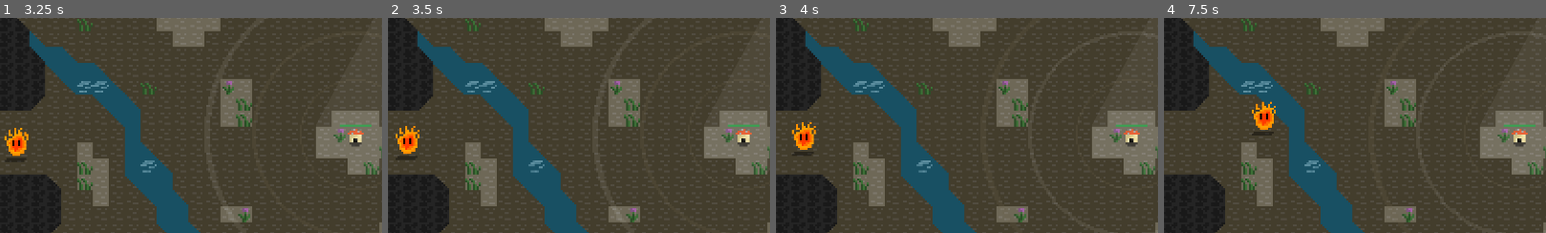
Above: before the commit, frames 1-4 (left to right).
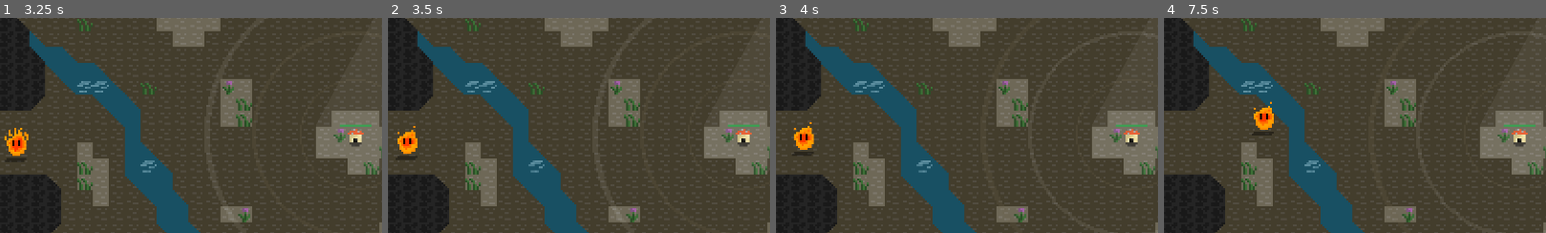
Above: after the commit, the same moments.

Repository: theoratkin/mushwizardly
Game: Godot game, scene res://main.tscn
Same seed, same stepped clock (60 frames per second), same inputs: the game is played once before the commit and once after it. Sound files missing from this copy of the repository are replaced by a short silence.
Inputs (mouse positions are % of the whole screen's width and height, from its top left):
- Up to frame 1 (3.25 s): move the mouse to (72, 45) at 0.52 s; press the mouse at (72, 45) at 0.53 s; hold Right (move_right) 0.53-1.28 s; move the mouse to (30, 55) at 1.27 s; release the mouse at (30, 55) at 1.28 s; hold Down (move_down) 1.28-2.03 s; click (30, 55) at 1.35 s; move the mouse to (60, 28) at 2.02 s; press the mouse at (60, 28) at 2.03 s; hold Right (move_right) 2.03-2.78 s; move the mouse to (45, 70) at 2.77 s; release the mouse at (45, 70) at 2.78 s; hold Up (move_up) from 2.78 s (still down); click (45, 70) at 2.85 s
- Up to frame 2 (3.5 s): keep holding Up (move_up)
- Up to frame 3 (4 s): move the mouse to (80, 65) at 3.52 s; release Up (move_up) at 3.53 s; press the mouse at (80, 65) at 3.53 s; hold Left (move_left) from 3.53 s (still down)
- Up to frame 4 (7.5 s): move the mouse to (20, 35) at 4.27 s; release the mouse at (20, 35) at 4.28 s; click (20, 35) at 4.35 s; move the mouse to (55, 50) at 5.02 s; release Left (move_left) at 5.03 s; press the mouse at (55, 50) at 5.03 s; hold Down (move_down) 5.03-5.78 s; move the mouse to (35, 25) at 5.77 s; release the mouse at (35, 25) at 5.78 s; hold Right (move_right) 5.78-6.53 s; click (35, 25) at 5.85 s; move the mouse to (72, 45) at 6.52 s; press the mouse at (72, 45) at 6.53 s; hold Up (move_up) 6.53-7.28 s; move the mouse to (30, 55) at 7.27 s; release the mouse at (30, 55) at 7.28 s; hold Right (move_right) from 7.28 s (still down); click (30, 55) at 7.35 s
The pictures show only the part of the screen within x 4-54%, y 23-73%; the shares and areas given below are measured in that part.

Frame 1 is identical in both runs. In frame 2, 0.2% of the frame differs, in the area x 2-9%, y 50-62%; in frame 3, 0.2%; in frame 4, 0.2%.

Commit message:
feat: update evil fire thing animation

Diff:
--- a/reusable_scenes/evil_fire_thing.tscn
+++ b/reusable_scenes/evil_fire_thing.tscn
@@ -62,7 +62,7 @@
 [node name="animated sprite" type="AnimatedSprite2D" parent="."]
 sprite_frames = SubResource("SpriteFrames_a5w2p")
 autoplay = "default"
-frame_progress = 0.696169
+frame_progress = 0.598656
 speed_scale = 3.0
 
 [node name="collision shape" type="CollisionShape2D" parent="."]
Binary file changed: sprites/evil-fire-thing.png
Not shown, changed: sprites/evil-fire-thing.pxo
